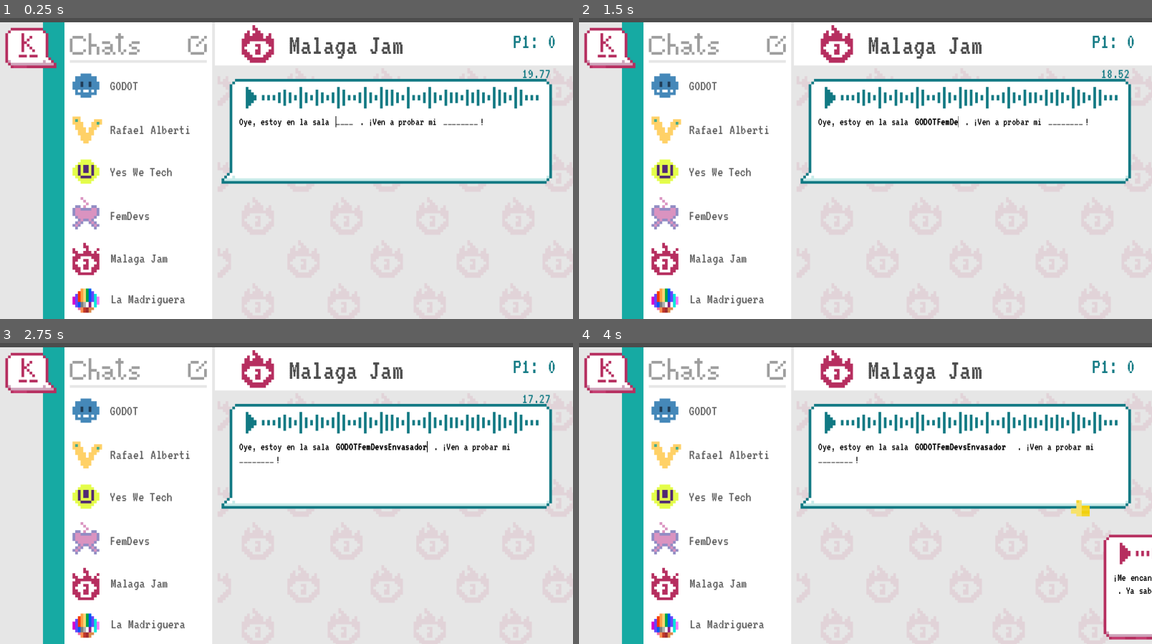
Above: before the commit, frames 1-4 (two rows, left to right).
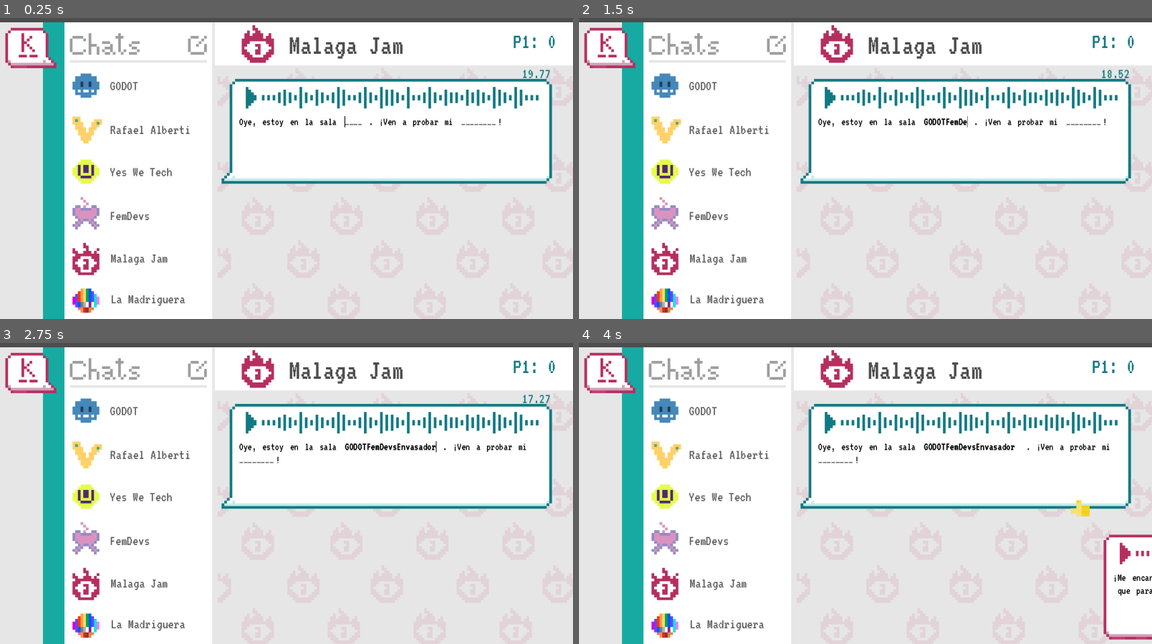
Above: after the commit, the same moments.

Repository: IES-Rafael-Alberti/maskapp-postjam
Game: Godot game, scene res://scenes/game.tscn
Two runs of this game, one before a commit and one after it. Both use one fixed random seed, a clock stepped at 60 frames per second and the inputs below.
Inputs (mouse positions are in pixels of both pictures, inside the frame that each line leads up to):
- Up to frame 1 (0.25 s): no input
- Up to frame 2 (1.5 s): click (922, 120) at 0.52 s; type "GODOT" at 0.6 s; type "FemDevs" at 1.25 s
- Up to frame 3 (2.75 s): type "Envasador" at 2 s
- Up to frame 4 (4 s): tap Enter (next) at 2.75 s; move the mouse to (991, 466) at 2.77 s; hold Enter (next) 2.78-3.53 s; click (991, 466) at 2.92 s; tap Space at 3.5 s; move the mouse to (1020, 415) at 3.52 s; tap Tab (next_text) at 3.6 s; click (1020, 415) at 3.67 s

The runs differ from the first frame. In frame 1, 0.4% of the frame differs, in the area x 45-88%, y 32-37%; in frame 2, 0.6%; in frame 3, 0.6%; in frame 4, 0.8%, in the area x 45-100%, y 33-85%.

Commit message:
indentation corected initial

Diff:
--- a/scripts/conversation.gd
+++ b/scripts/conversation.gd
@@ -64,6 +64,16 @@
 					current_state = states.MECA
 					add_masked_text(temporal_text, text_container)
 					temporal_text = ""
+			" ":
+				if current_state == states.NORMAL:
+					add_normal_text(temporal_text, text_container)
+					temporal_text = character
+				elif current_state == states.MASKED:
+					current_state = states.NORMAL
+					add_masked_text(temporal_text, text_container)
+					temporal_text = character
+				else:
+					temporal_text += character
 			_:
 				if current_state == states.MASKED:
 					current_state = states.NORMAL
Not shown: 1 places in scenes/game.tscn that only renumber resources
